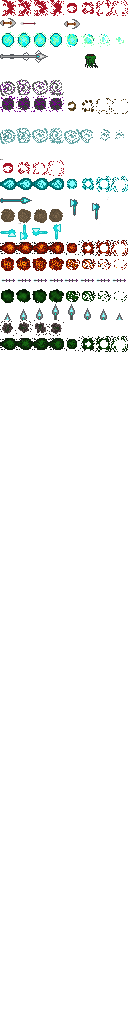
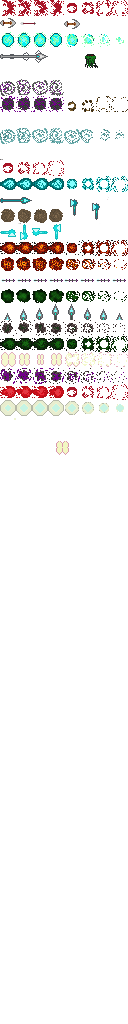
Revision of a layered 128 x 1024 image; what changed, layer by layer:
painted on "Background" over (0, 96, 128, 455)
